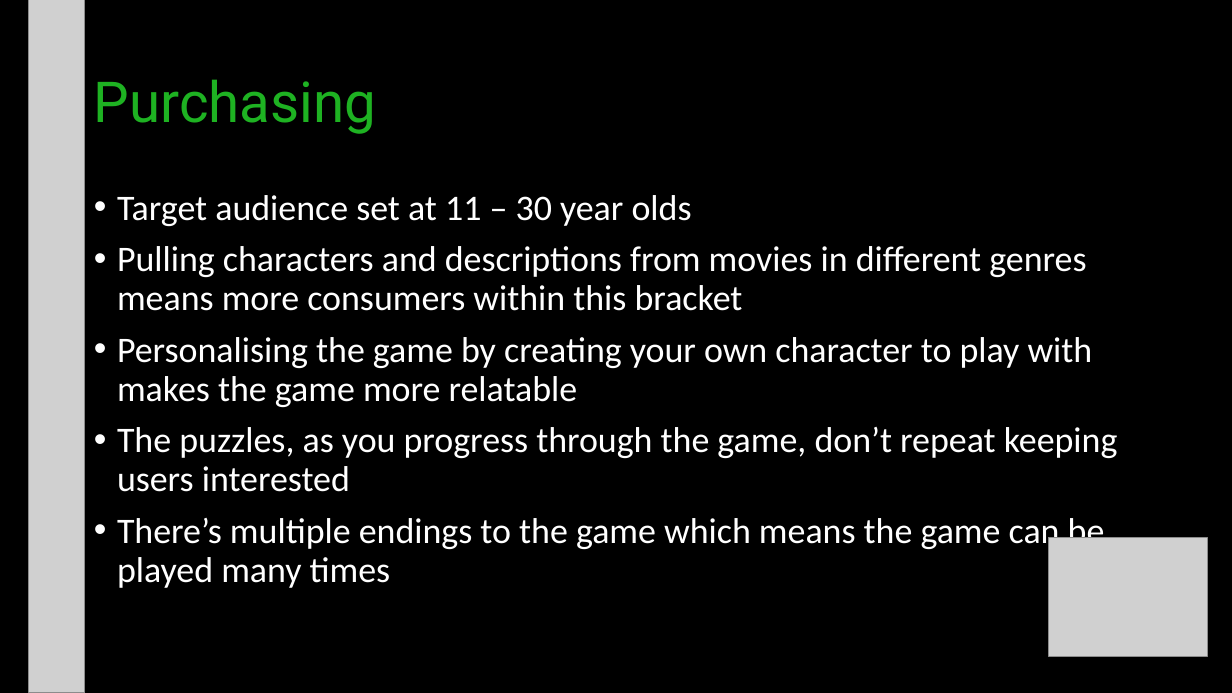
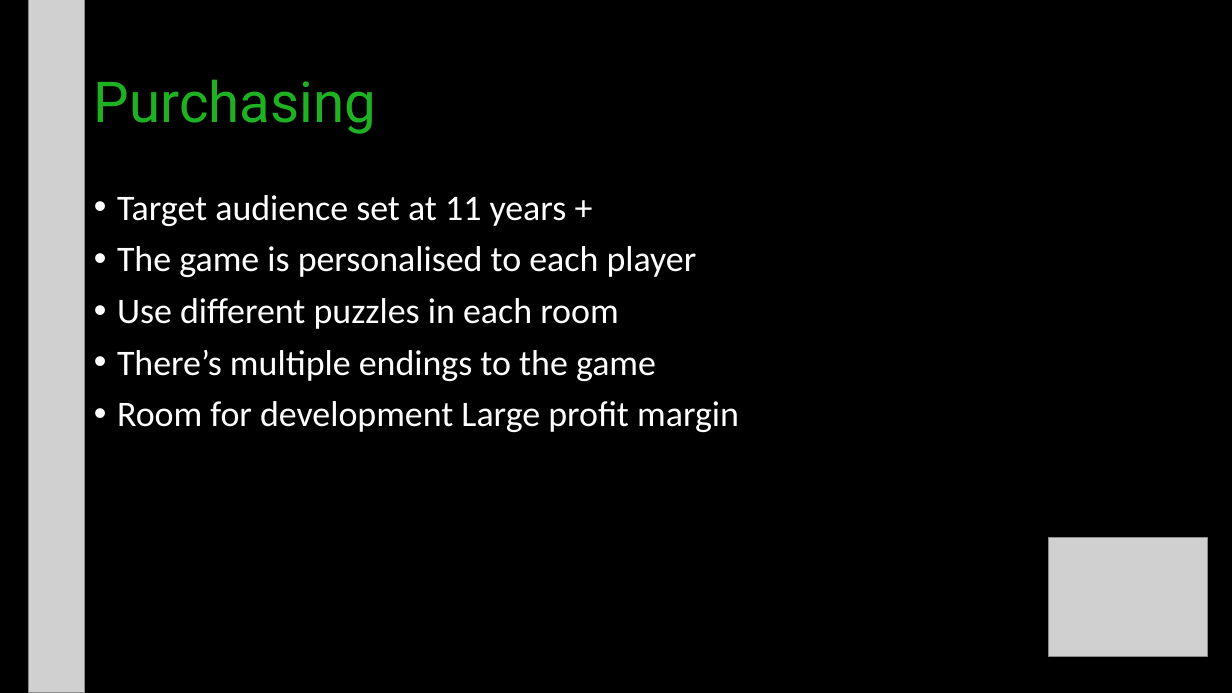
Before and after one commit to shadowhelo/TBAG, a slide deck: slide 7 of Documentation/Kastle_Presentation.pptm (slide 6 before the commit). Drawn at 1232x693 pixels with LibreOffice and Linux fonts; fonts in the diff are those of the drawing; grey boxes stand for pictures. Boxes give left, top, right and bottom in pixels: in the first picture for what was removed or moved away, otherwise in the second. Text is boxed around its words. In the diff, an @@ line names an element or a change of style, - is before the commit and + after.

```diff
--- a/Documentation/Kastle_Presentation.pptm
+++ b/Documentation/Kastle_Presentation.pptm
@@ text at [117,195,739,432]: text changed @@
-• Target audience set at 11 – 30 year olds
-• Pulling characters and descriptions from movies in different genres means more consumers within this bracket
-• Personalising the game by creating your own character to play with makes the game more relatable
-• The puzzles, as you progress through the game, don’t repeat keeping users interested
-• There’s multiple endings to the game which means the game can be played many times
+• Target audience set at 11 years +
+• The game is personalised to each player
+• Use different puzzles in each room
+• There’s multiple endings to the game
+• Room for development Large profit margin
```
Also in this commit, not shown: 1 other slide changed, 1 other file.
